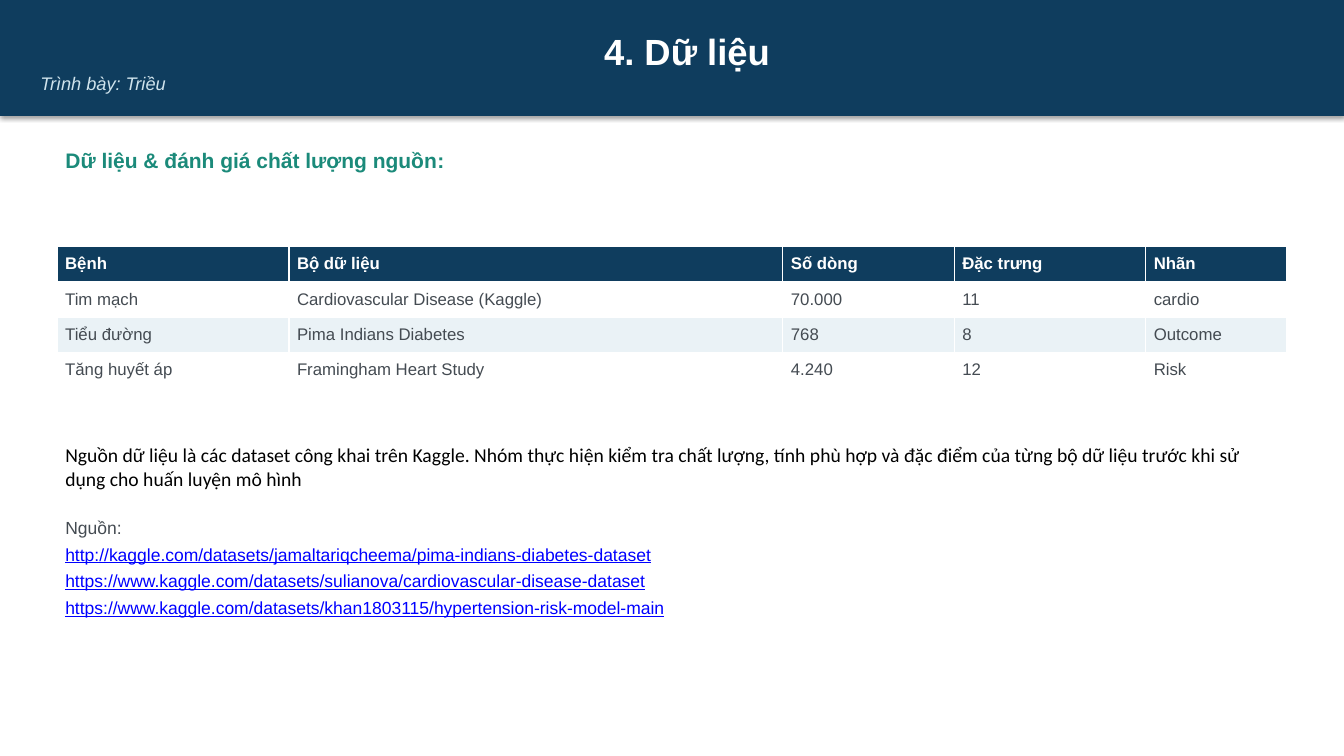
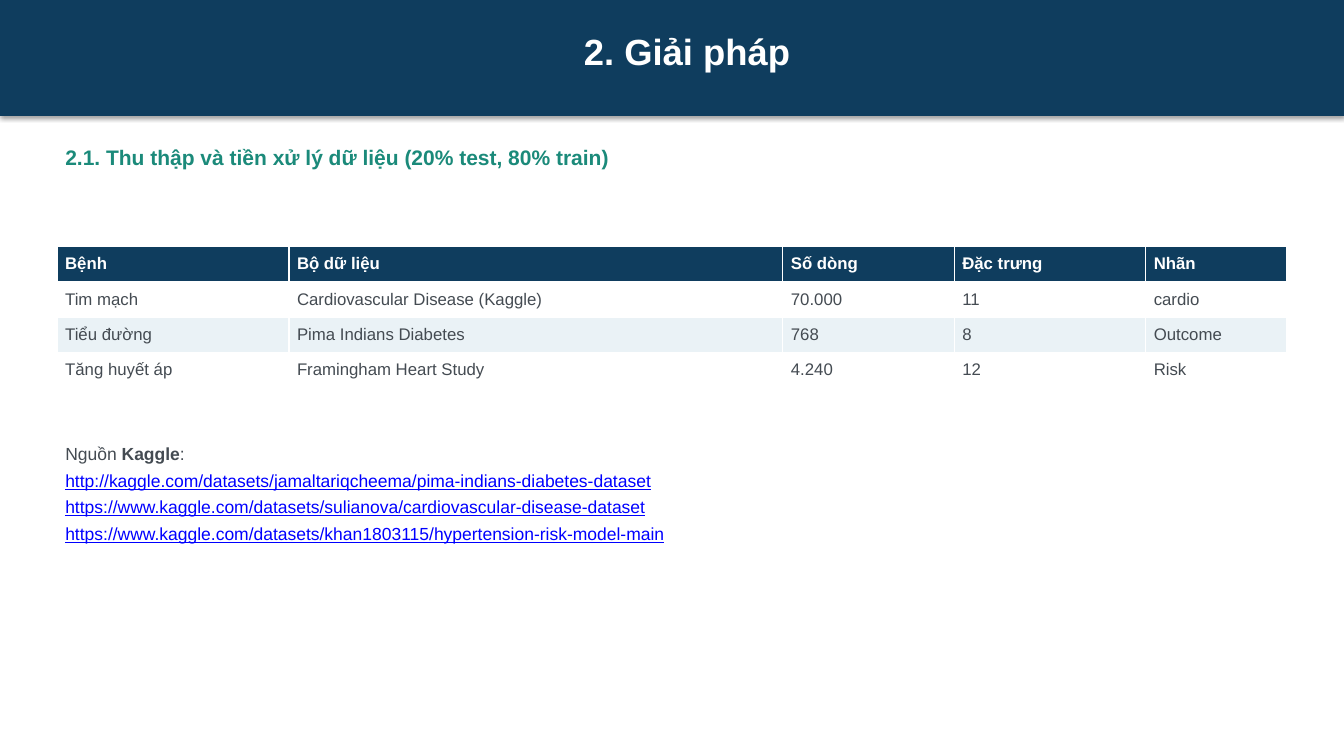
Before and after one commit to DongTrieu0310/AI_HealthCareAssitant, a slide deck: slide 5 of docs/Slide.pptx (slide 7 before the commit). Drawn at 1344x756 pixels with LibreOffice and Linux fonts; fonts in the diff are those of the drawing. Boxes give left, top, right and bottom in pixels: in the first picture for what was removed or moved away, otherwise in the second. Text is boxed around its words. In the diff, an @@ line names an element or a change of style, - is before the commit and + after.

```diff
--- a/docs/Slide.pptx
+++ b/docs/Slide.pptx
@@ text in rectangle at [584,37,790,72]: text changed; size 13 to 26 pt; text colour #CFE3EC to #FFFFFF; bold on; italic off @@
-4. Dữ liệu
-Trình bày: Triều
+2. Giải pháp
@@ text added at [65,149,608,170], 15 pt, text #1B8A7A, bold @@
+2.1. Thu thập và tiền xử lý dữ liệu (20% test, 80% train)
@@ text removed at [65,152,445,172] @@
-Dữ liệu & đánh giá chất lượng nguồn:
@@ text at [65,447,185,464]: text changed; size 14 to 12.5 pt; font Calibri to Arial; text colour #000000 to #444B52 @@
-Nguồn dữ liệu là các dataset công khai trên Kaggle. Nhóm thực hiện kiểm tra chất lượng, tính phù hợp và đặc điểm của từng bộ dữ liệu trước khi sử dụng cho huấn luyện mô hình
-Nguồn:
+Nguồn Kaggle:
```
Also in this commit, not shown: 5 other slides changed, 6 slides added, 3 slides removed, 3 other files.
